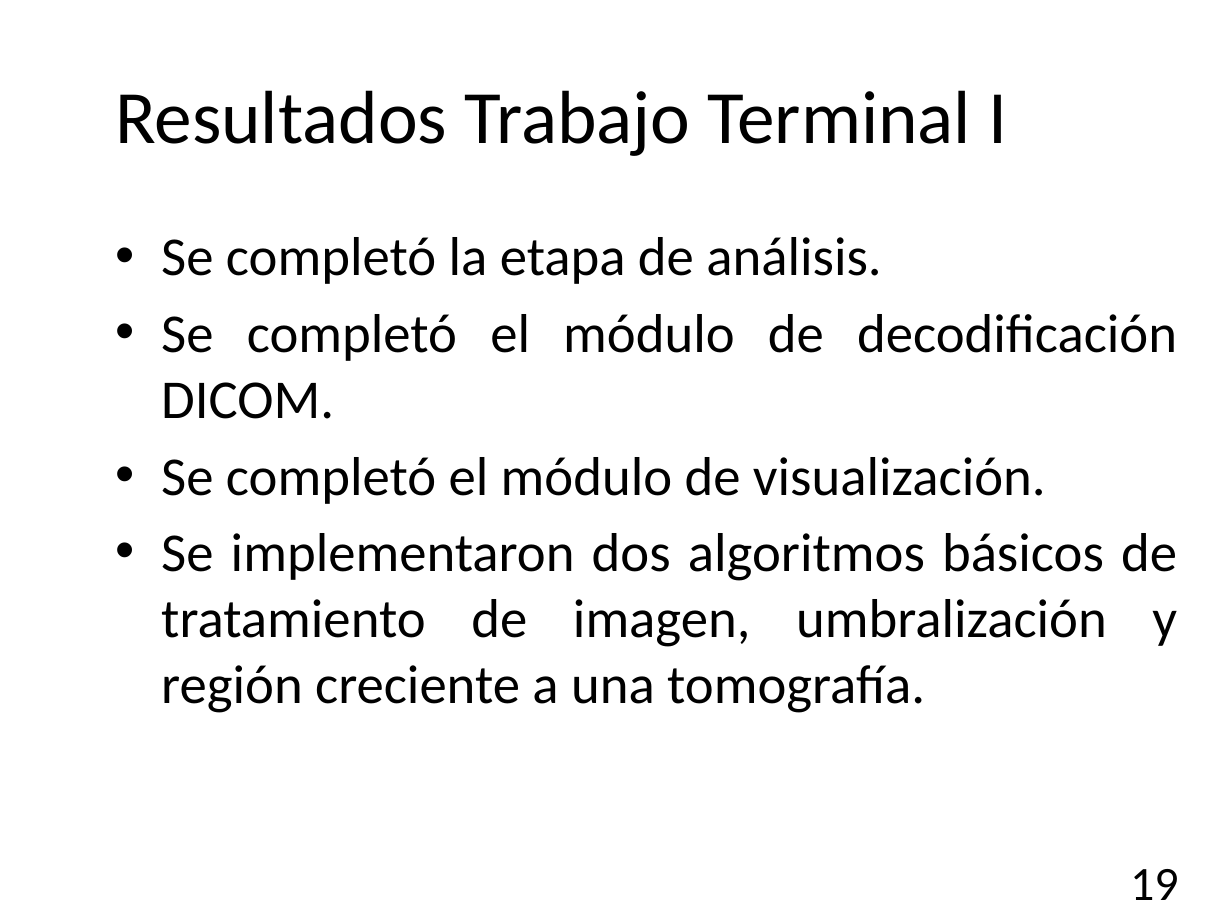
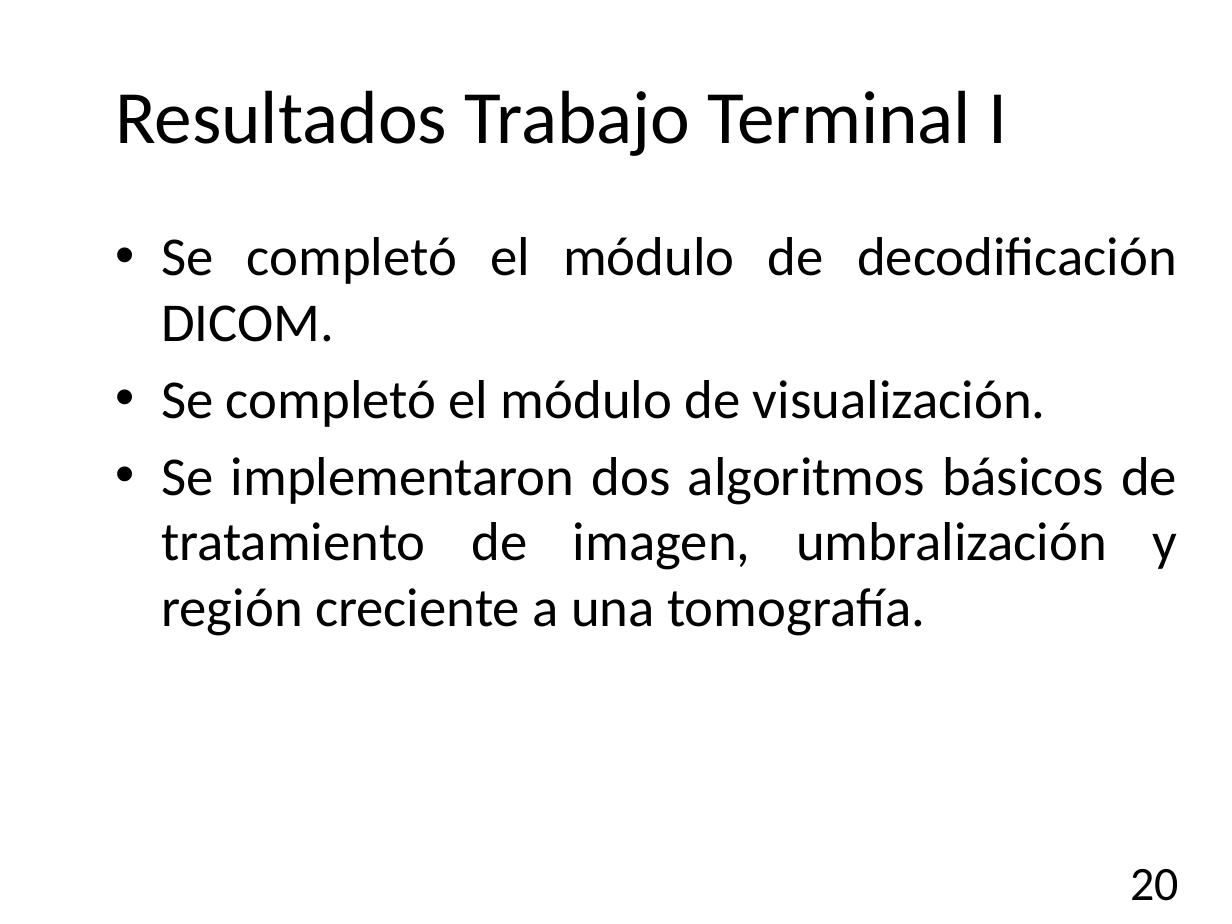
Before and after one commit to garo9521/Trabajo-Terminal, a slide deck: slide 20 of Documento/Presentación.pptx (slide 19 before the commit). Drawn at 1232x924 pixels with LibreOffice and Linux fonts; fonts in the diff are those of the drawing; background and template pictures are left out. Boxes give left, top, right and bottom in pixels: in the first picture for what was removed or moved away, otherwise in the second. Text is boxed around its words. In the diff, an @@ line names an element or a change of style, - is before the commit and + after.

```diff
--- a/Documento/Presentación.pptx
+++ b/Documento/Presentación.pptx
@@ text at (161, 237, 881, 284): paragraph removed @@
-• Se completó la etapa de análisis.
@@ page number at (1130, 869, 1178, 901): text changed @@
-19
+20
```
Also in this commit, not shown: 6 other slides changed, 5 slides added, 3 slides removed.
